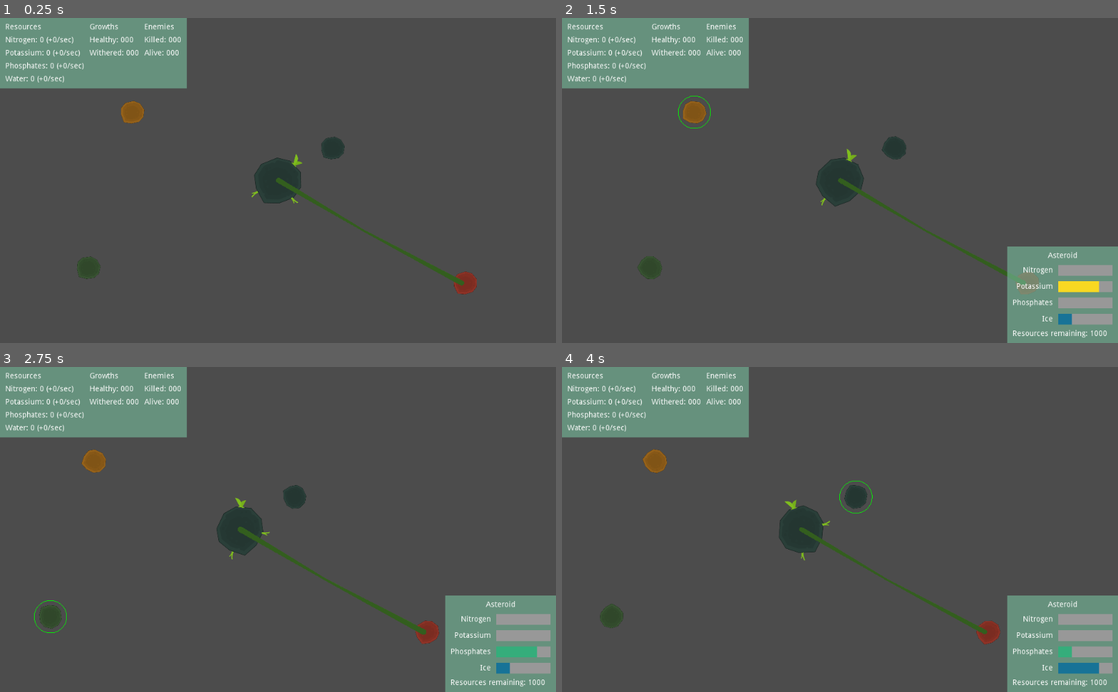
Above: before the commit, frames 1-4 (two rows, left to right).
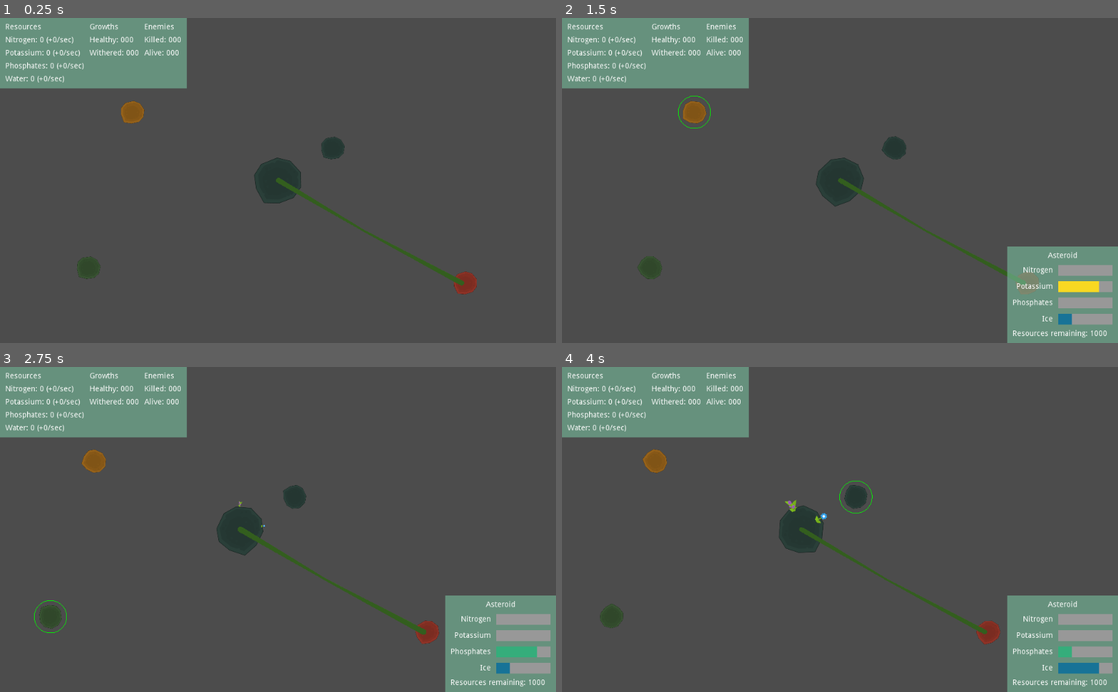
Above: after the commit, the same moments.

Repository: Bloodyaugust/kenney-jam-2022
Game: Godot game, scene res://main.tscn
Two runs of this game, one before a commit and one after it. Both use one fixed random seed, a clock stepped at 60 frames per second and the inputs below.
Inputs (mouse positions are in pixels of both pictures, inside the frame that each line leads up to):
- Up to frame 1 (0.25 s): no input
- Up to frame 2 (1.5 s): drag from (840, 180) to (695, 112) at 0.52 s; tap Enter at 1.25 s; drag from (695, 112) to (840, 180) at 1.27 s
- Up to frame 3 (2.75 s): move the mouse to (88, 617) at 2.02 s; hold Right (ui_right) from 2.03 s (still down); click (88, 617) at 2.17 s
- Up to frame 4 (4 s): release Right (ui_right) at 2.75 s; drag from (990, 630) to (656, 461) at 2.77 s; drag from (856, 497) to (990, 630) at 3.52 s

The runs differ from the first frame. In frame 1, less than 0.1% of the frame differs, in the area x 45-55%, y 41-58%; in frame 2, less than 0.1%; in frame 3, less than 0.1%; in frame 4, less than 0.1%, in the area x 40-49%, y 41-60%.

Commit message:
Hook up the Growth section of SelectedAsteroid view
- Tweaks and tweens for the growth visuals

Diff:
--- a/actors/Asteroid.gd
+++ b/actors/Asteroid.gd
@@ -3,6 +3,7 @@
 export var data_resource: Resource
 
 var data: AsteroidData
+var growth
 
 onready var _area2d: Area2D = $"Area2D"
 onready var _collision_shape: CollisionShape2D = $"Area2D/CollisionShape2D"
--- a/actors/Growth.gd
+++ b/actors/Growth.gd
@@ -1,5 +1,20 @@
 extends Node2D
 
+enum GROWTH_STATUSES {GROWING, HEALTHY, WITHERED, INFECTED}
+enum GROWTH_TYPES {COLLECTOR, DEFENDER, LEAF}
+
+const GROWTH_STATUS_NAMES: Dictionary = {
+  GROWTH_STATUSES.GROWING: 'Growing',
+  GROWTH_STATUSES.HEALTHY: 'Healthy',
+  GROWTH_STATUSES.WITHERED: 'Withered',
+  GROWTH_STATUSES.INFECTED: 'Infected'
+}
+const GROWTH_TIME: float = 4.0
+const GROWTH_TYPE_NAMES: Dictionary = {
+  GROWTH_TYPES.COLLECTOR: 'Collector',
+  GROWTH_TYPES.DEFENDER: 'Defender',
+  GROWTH_TYPES.LEAF: 'Leaf'
+}
 const FOLIAGE_SPRITES: Array = [
   preload("res://sprites/foliage/foliagePack_001.png"),
   preload("res://sprites/foliage/foliagePack_002.png"),
@@ -9,9 +24,11 @@
   preload("res://sprites/foliage/foliagePack_020.png"),
   preload("res://sprites/foliage/foliagePack_021.png"),
  ]
+const FOLIAGE_SCALE: Vector2 = Vector2(0.4, 0.4)
 const FOLIAGE_SCALE_MODIFIER: Vector2 = Vector2(0.0005, 0.0005)
 
 export var starting_asteroid: NodePath
+export(GROWTH_TYPES) var starting_type: int
 
 var asteroid: Node2D
 
@@ -19,8 +36,25 @@
 
 var _asteroid_data: AsteroidData
 var _foliage: Node2D
+var _growth_time: float
+var _status: int = GROWTH_STATUSES.GROWING
+var _type: int
+
+func get_growth_details() -> Dictionary:
+  return {
+    "complete": _growth_time == GROWTH_TIME,
+    "growth_progress": _growth_time / GROWTH_TIME,
+    "status": GROWTH_STATUS_NAMES[_status],
+    "type": GROWTH_TYPE_NAMES[_type]
+  }
 
 func _process(delta):
+  if _status == GROWTH_STATUSES.GROWING:
+    _growth_time = clamp(_growth_time + delta, 0.0, GROWTH_TIME)
+
+    if _growth_time >= GROWTH_TIME:
+      _status = GROWTH_STATUSES.HEALTHY
+
   for _child in _foliage.get_children():
     _child.scale = _child.scale - (sin((Time.get_ticks_msec() as float + _child.get_meta("scale_offset")) / 512) * FOLIAGE_SCALE_MODIFIER)
 
@@ -30,18 +64,25 @@
   if starting_asteroid:
     asteroid = get_node(starting_asteroid)
 
+  if starting_type:
+    _type = starting_type
+
+  asteroid.growth = self
   _asteroid_data = asteroid.data as AsteroidData
 
   _foliage = asteroid.find_node("Foliage", true, false)
 
-  var _num_foliage: int = (randi() % 6) + 1 + _asteroid_data.size
+  var _num_foliage: int = (randi() % 6) + 1 + _asteroid_data.size as int
   for _i in range(_num_foliage):
     var _new_foliage: Sprite = Sprite.new()
     var _new_position: Vector2 = global_position + (Vector2(rand_range(-1, 1), rand_range(-1, 1)).normalized() * (_asteroid_data.size * rand_range(20.0, 25.0)))
+    var _tween: SceneTreeTween = create_tween().set_trans(Tween.TRANS_QUINT).set_ease(Tween.EASE_IN)
 
     _new_foliage.texture = FOLIAGE_SPRITES[randi() % FOLIAGE_SPRITES.size()]
-    _new_foliage.scale = Vector2(0.4, 0.4)
+    _new_foliage.scale = Vector2(0.0, 0.0)
     _new_foliage.global_position = _new_position
     _new_foliage.rotation = global_position.angle_to_point(_new_position) - PI / 2
     _new_foliage.set_meta("scale_offset", rand_range(0, 10000))
     _foliage.add_child(_new_foliage)
+
+    _tween.tween_property(_new_foliage, "scale", FOLIAGE_SCALE, rand_range(GROWTH_TIME / 2, GROWTH_TIME))
--- a/main.tscn
+++ b/main.tscn
@@ -22,6 +22,9 @@
 
 [sub_resource type="StyleBoxFlat" id=4]
 bg_color = Color( 0.0941176, 0.454902, 0.596078, 1 )
+
+[sub_resource type="StyleBoxFlat" id=5]
+bg_color = Color( 0.211765, 0.682353, 0.486275, 1 )
 
 [node name="Node2D" type="Node2D"]
 
@@ -68,38 +71,42 @@
 
 [node name="MarginContainer" type="MarginContainer" parent="CanvasLayer/SelectedAsteroid"]
 self_modulate = Color( 1, 1, 1, 0.784314 )
-margin_right = 204.0
+margin_right = 379.0
 margin_bottom = 178.0
 size_flags_horizontal = 3
 size_flags_vertical = 3
 theme = ExtResource( 8 )
 
-[node name="VBoxContainer" type="VBoxContainer" parent="CanvasLayer/SelectedAsteroid/MarginContainer"]
+[node name="HBoxContainer" type="HBoxContainer" parent="CanvasLayer/SelectedAsteroid/MarginContainer"]
 margin_left = 10.0
 margin_top = 10.0
-margin_right = 194.0
+margin_right = 369.0
 margin_bottom = 168.0
 
-[node name="Label" type="Label" parent="CanvasLayer/SelectedAsteroid/MarginContainer/VBoxContainer"]
+[node name="VBoxContainer" type="VBoxContainer" parent="CanvasLayer/SelectedAsteroid/MarginContainer/HBoxContainer"]
+margin_right = 184.0
+margin_bottom = 158.0
+
+[node name="Label" type="Label" parent="CanvasLayer/SelectedAsteroid/MarginContainer/HBoxContainer/VBoxContainer"]
 margin_right = 184.0
 margin_bottom = 14.0
 text = "Asteroid"
 align = 1
 
-[node name="Nitrogen" type="HBoxContainer" parent="CanvasLayer/SelectedAsteroid/MarginContainer/VBoxContainer"]
+[node name="Nitrogen" type="HBoxContainer" parent="CanvasLayer/SelectedAsteroid/MarginContainer/HBoxContainer/VBoxContainer"]
 margin_top = 24.0
 margin_right = 184.0
 margin_bottom = 44.0
 alignment = 2
 
-[node name="Label" type="Label" parent="CanvasLayer/SelectedAsteroid/MarginContainer/VBoxContainer/Nitrogen"]
+[node name="Label" type="Label" parent="CanvasLayer/SelectedAsteroid/MarginContainer/HBoxContainer/VBoxContainer/Nitrogen"]
 margin_left = 19.0
 margin_top = 3.0
 margin_right = 74.0
 margin_bottom = 17.0
 text = "Nitrogen"
 
-[node name="NitrogenAmount" type="ProgressBar" parent="CanvasLayer/SelectedAsteroid/MarginContainer/VBoxContainer/Nitrogen"]
+[node name="NitrogenAmount" type="ProgressBar" parent="CanvasLayer/SelectedAsteroid/MarginContainer/HBoxContainer/VBoxContainer/Nitrogen"]
 unique_name_in_owner = true
 margin_left = 84.0
 margin_right = 184.0
@@ -109,20 +116,20 @@
 value = 10.0
 percent_visible = false
 
-[node name="Potassium" type="HBoxContainer" parent="CanvasLayer/SelectedAsteroid/MarginContainer/VBoxContainer"]
+[node name="Potassium" type="HBoxContainer" parent="CanvasLayer/SelectedAsteroid/MarginContainer/HBoxContainer/VBoxContainer"]
 margin_top = 54.0
 margin_right = 184.0
 margin_bottom = 74.0
 alignment = 2
 
-[node name="Label" type="Label" parent="CanvasLayer/SelectedAsteroid/MarginContainer/VBoxContainer/Potassium"]
+[node name="Label" type="Label" parent="CanvasLayer/SelectedAsteroid/MarginContainer/HBoxContainer/VBoxContainer/Potassium"]
 margin_left = 7.0
 margin_top = 3.0
 margin_right = 74.0
 margin_bottom = 17.0
 text = "Potassium"
 
-[node name="PotassiumAmount" type="ProgressBar" parent="CanvasLayer/SelectedAsteroid/MarginContainer/VBoxContainer/Potassium"]
+[node name="PotassiumAmount" type="ProgressBar" parent="CanvasLayer/SelectedAsteroid/MarginContainer/HBoxContainer/VBoxContainer/Potassium"]
 unique_name_in_owner = true
 margin_left = 84.0
 margin_right = 184.0
@@ -132,19 +139,19 @@
 value = 10.0
 percent_visible = false
 
-[node name="Phosphates" type="HBoxContainer" parent="CanvasLayer/SelectedAsteroid/MarginContainer/VBoxContainer"]
+[node name="Phosphates" type="HBoxContainer" parent="CanvasLayer/SelectedAsteroid/MarginContainer/HBoxContainer/VBoxContainer"]
 margin_top = 84.0
 margin_right = 184.0
 margin_bottom = 104.0
 alignment = 2
 
-[node name="Label" type="Label" parent="CanvasLayer/SelectedAsteroid/MarginContainer/VBoxContainer/Phosphates"]
+[node name="Label" type="Label" parent="CanvasLayer/SelectedAsteroid/MarginContainer/HBoxContainer/VBoxContainer/Phosphates"]
 margin_top = 3.0
 margin_right = 74.0
 margin_bottom = 17.0
 text = "Phosphates"
 
-[node name="PhosphatesAmount" type="ProgressBar" parent="CanvasLayer/SelectedAsteroid/MarginContainer/VBoxContainer/Phosphates"]
+[node name="PhosphatesAmount" type="ProgressBar" parent="CanvasLayer/SelectedAsteroid/MarginContainer/HBoxContainer/VBoxContainer/Phosphates"]
 unique_name_in_owner = true
 margin_left = 84.0
 margin_right = 184.0
@@ -154,20 +161,20 @@
 value = 10.0
 percent_visible = false
 
-[node name="Water" type="HBoxContainer" parent="CanvasLayer/SelectedAsteroid/MarginContainer/VBoxContainer"]
+[node name="Water" type="HBoxContainer" parent="CanvasLayer/SelectedAsteroid/MarginContainer/HBoxContainer/VBoxContainer"]
 margin_top = 114.0
 margin_right = 184.0
 margin_bottom = 134.0
 alignment = 2
 
-[node name="Label" type="Label" parent="CanvasLayer/SelectedAsteroid/MarginContainer/VBoxContainer/Water"]
+[node name="Label" type="Label" parent="CanvasLayer/SelectedAsteroid/MarginContainer/HBoxContainer/VBoxContainer/Water"]
 margin_left = 54.0
 margin_top = 3.0
 margin_right = 74.0
 margin_bottom = 17.0
 text = "Ice"
 
-[node name="WaterAmount" type="ProgressBar" parent="CanvasLayer/SelectedAsteroid/MarginContainer/VBoxContainer/Water"]
+[node name="WaterAmount" type="ProgressBar" parent="CanvasLayer/SelectedAsteroid/MarginContainer/HBoxContainer/VBoxContainer/Water"]
 unique_name_in_owner = true
 margin_left = 84.0
 margin_right = 184.0
@@ -177,12 +184,66 @@
 value = 10.0
 percent_visible = false
 
-[node name="ResourcesRemaining" type="Label" parent="CanvasLayer/SelectedAsteroid/MarginContainer/VBoxContainer"]
+[node name="ResourcesRemaining" type="Label" parent="CanvasLayer/SelectedAsteroid/MarginContainer/HBoxContainer/VBoxContainer"]
 unique_name_in_owner = true
 margin_top = 144.0
 margin_right = 184.0
 margin_bottom = 158.0
 text = "Resources Remaining: 0000"
+
+[node name="Growth" type="VBoxContainer" parent="CanvasLayer/SelectedAsteroid/MarginContainer/HBoxContainer"]
+unique_name_in_owner = true
+margin_left = 194.0
+margin_right = 359.0
+margin_bottom = 158.0
+
+[node name="Label" type="Label" parent="CanvasLayer/SelectedAsteroid/MarginContainer/HBoxContainer/Growth"]
+margin_right = 165.0
+margin_bottom = 14.0
+text = "Growth"
+
+[node name="GrowthProgress" type="HBoxContainer" parent="CanvasLayer/SelectedAsteroid/MarginContainer/HBoxContainer/Growth"]
+unique_name_in_owner = true
+margin_top = 24.0
+margin_right = 165.0
+margin_bottom = 44.0
+
+[node name="Label" type="Label" parent="CanvasLayer/SelectedAsteroid/MarginContainer/HBoxContainer/Growth/GrowthProgress"]
+margin_top = 3.0
+margin_right = 55.0
+margin_bottom = 17.0
+text = "Progress"
+
+[node name="GrowthProgressbar" type="ProgressBar" parent="CanvasLayer/SelectedAsteroid/MarginContainer/HBoxContainer/Growth/GrowthProgress"]
+unique_name_in_owner = true
+margin_left = 65.0
+margin_right = 165.0
+margin_bottom = 20.0
+rect_min_size = Vector2( 100, 20 )
+custom_styles/fg = SubResource( 5 )
+value = 10.0
+
+[node name="HBoxContainer" type="HBoxContainer" parent="CanvasLayer/SelectedAsteroid/MarginContainer/HBoxContainer/Growth"]
+margin_top = 54.0
+margin_right = 165.0
+margin_bottom = 68.0
+
+[node name="GrowthType" type="Label" parent="CanvasLayer/SelectedAsteroid/MarginContainer/HBoxContainer/Growth/HBoxContainer"]
+unique_name_in_owner = true
+margin_right = 95.0
+margin_bottom = 14.0
+text = "Type: Collector"
+
+[node name="HBoxContainer2" type="HBoxContainer" parent="CanvasLayer/SelectedAsteroid/MarginContainer/HBoxContainer/Growth"]
+margin_top = 78.0
+margin_right = 165.0
+margin_bottom = 92.0
+
+[node name="GrowthStatus" type="Label" parent="CanvasLayer/SelectedAsteroid/MarginContainer/HBoxContainer/Growth/HBoxContainer2"]
+unique_name_in_owner = true
+margin_right = 96.0
+margin_bottom = 14.0
+text = "Status: Healthy"
 
 [node name="PlayerStatus" type="PanelContainer" parent="CanvasLayer"]
 margin_right = 14.0
--- a/views/SelectedAsteroid.gd
+++ b/views/SelectedAsteroid.gd
@@ -1,5 +1,10 @@
 extends Control
 
+onready var _growth: Control = $"%Growth"
+onready var _growth_progress: Control = $"%GrowthProgress"
+onready var _growth_progressbar: ProgressBar = $"%GrowthProgressbar"
+onready var _growth_status: Label = $"%GrowthStatus"
+onready var _growth_type: Label = $"%GrowthType"
 onready var _nitrogen: ProgressBar = $"%NitrogenAmount"
 onready var _potassium: ProgressBar = $"%PotassiumAmount"
 onready var _phosphates: ProgressBar = $"%PhosphatesAmount"
@@ -17,6 +22,11 @@
     _phosphates.value = _resource_ratios.phosphates * 100
     _water.value = _resource_ratios.water * 100
 
+    if asteroid.growth:
+      _update_growth_details(asteroid)
+    else:
+      _growth.visible = false
+
   else:
     visible = false
 
@@ -24,7 +34,25 @@
   if visible:
     _resources.text = "Resources remaining: %s" % Store.selected_asteroid._resources
 
+    if Store.selected_asteroid.growth:
+      _update_growth_details(Store.selected_asteroid)
+
 func _ready():
   Store.connect("asteroid_selected", self, "_on_asteroid_selected")
 
   visible = false
+
+func _update_growth_details(asteroid):
+  var _growth_details: Dictionary = asteroid.growth.get_growth_details()
+
+  _growth_status.text = "Status: %s" % _growth_details.status
+  _growth_type.text = "Type: %s" % _growth_details.type
+
+  if _growth_details.complete:
+    _growth_progress.visible = false
+  else:
+    _growth_progress.visible = true
+
+    _growth_progressbar.value = _growth_details.growth_progress * 100
+
+  _growth.visible = true
Not shown: 1 places in main.tscn that only renumber resources
